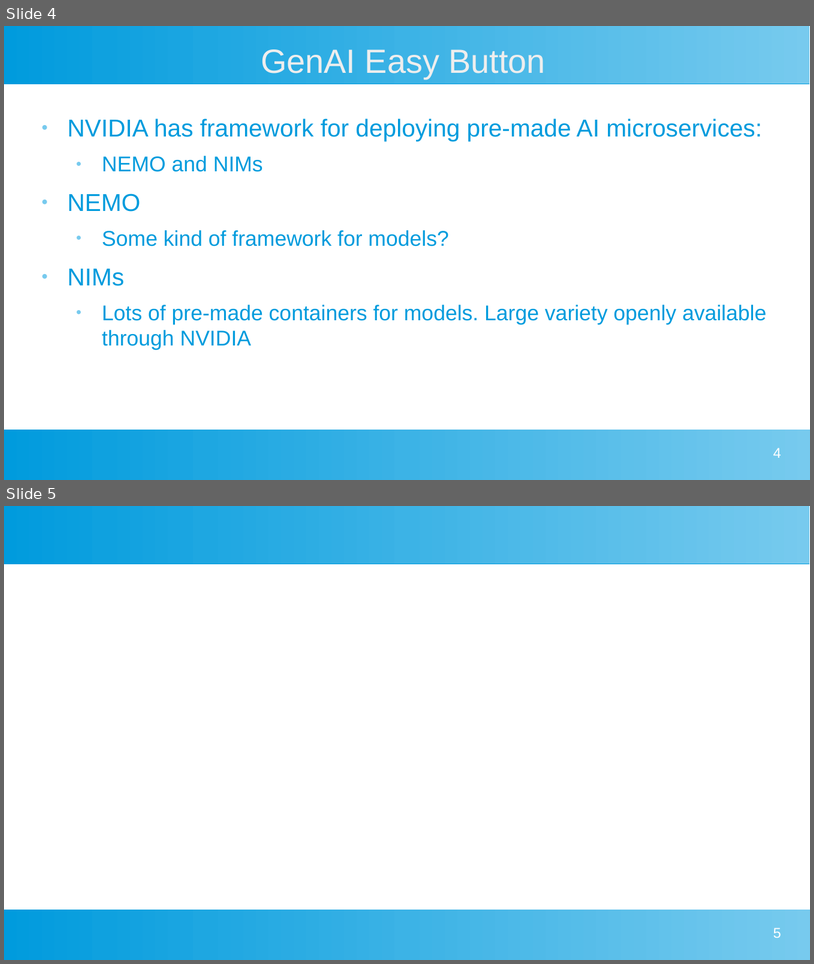
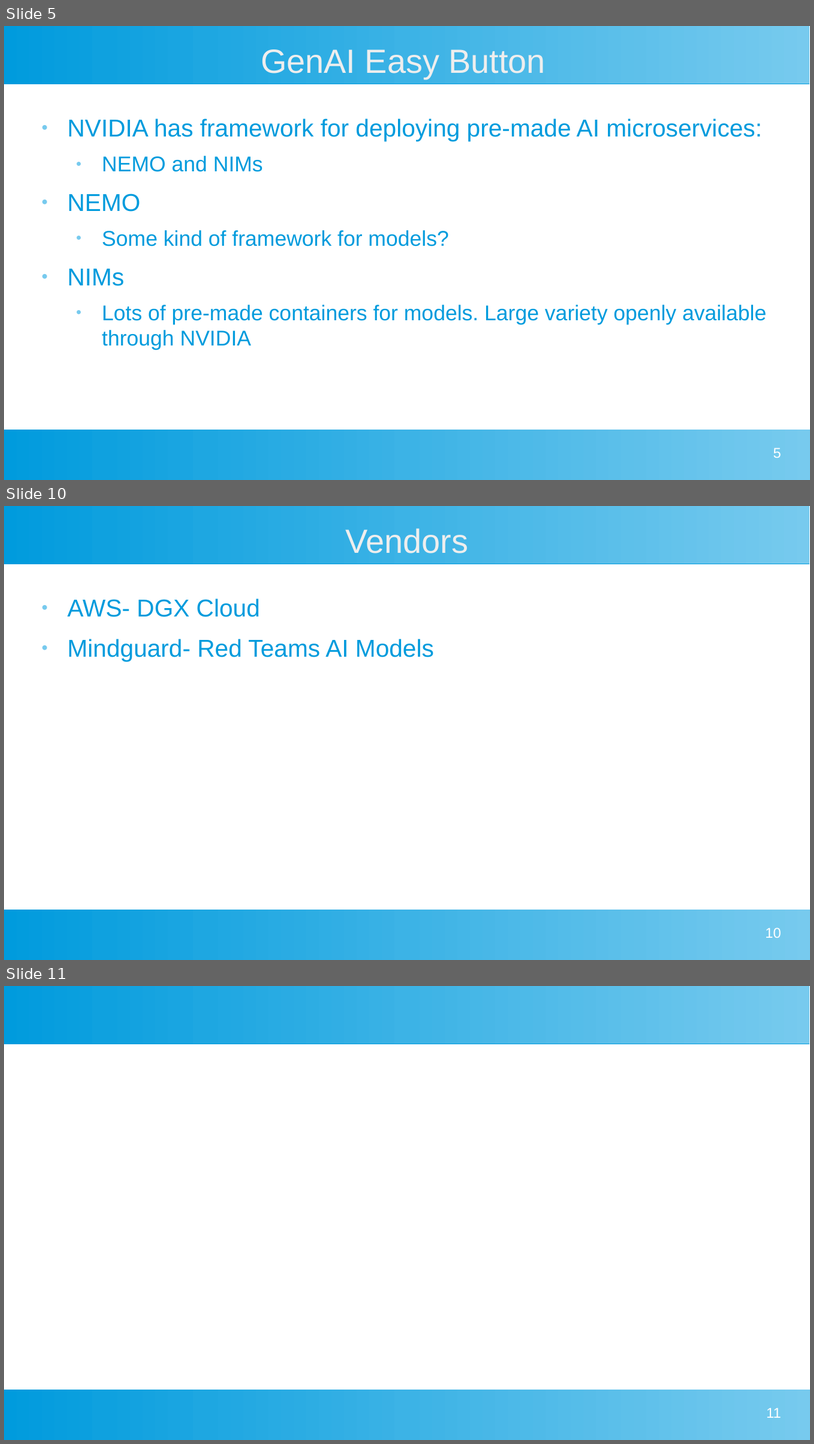
Before and after one commit to Justingunnh/gtc_2025, a slide deck: gtc_2025.odp. Shown one above the other, each under a label of ours: slides 4 and 5 before the commit, slides 5, 10 and 11 after it; the slides between them are not shown. The pictures are 814x964 and 814x1444 pixels, drawn with LibreOffice and Linux fonts; fonts in the diff are those of the drawing. Boxes give left, top, right and bottom in pixels: in the first picture for what was removed or moved away, otherwise in the second. Text is boxed around its words. In the diff, an @@ line names an element or a change of style, - is before the commit and + after.

```diff
--- a/gtc_2025.odp
+++ b/gtc_2025.odp
@@ slide 10 added at [4, 506, 810, 960], background #FFFFFF; not listed: 2 template elements that a slide beside it also shows @@
@@ title added at [345, 528, 468, 553], 33 pt, text #EEEEEE @@
+Vendors
@@ text added at [68, 598, 434, 661], 24 pt, text #009BDD @@
+● AWS- DGX Cloud
+● Mindguard- Red Teams AI Models
@@ page number added at [765, 927, 781, 937], 14 pt, text #FFFFFF @@
+10
@@ what was slide 4 is now slide 5 @@
@@ page number at [774, 447, 782, 457]: text changed @@
-4
+5
@@ what was slide 5 is now slide 11 @@
@@ page number at [767, 1407, 782, 1417]: text changed @@
-5
+11
```
Also in this commit, not shown: 1 slide changed, 7 other slides added, 1 slide removed, 17 other files.
